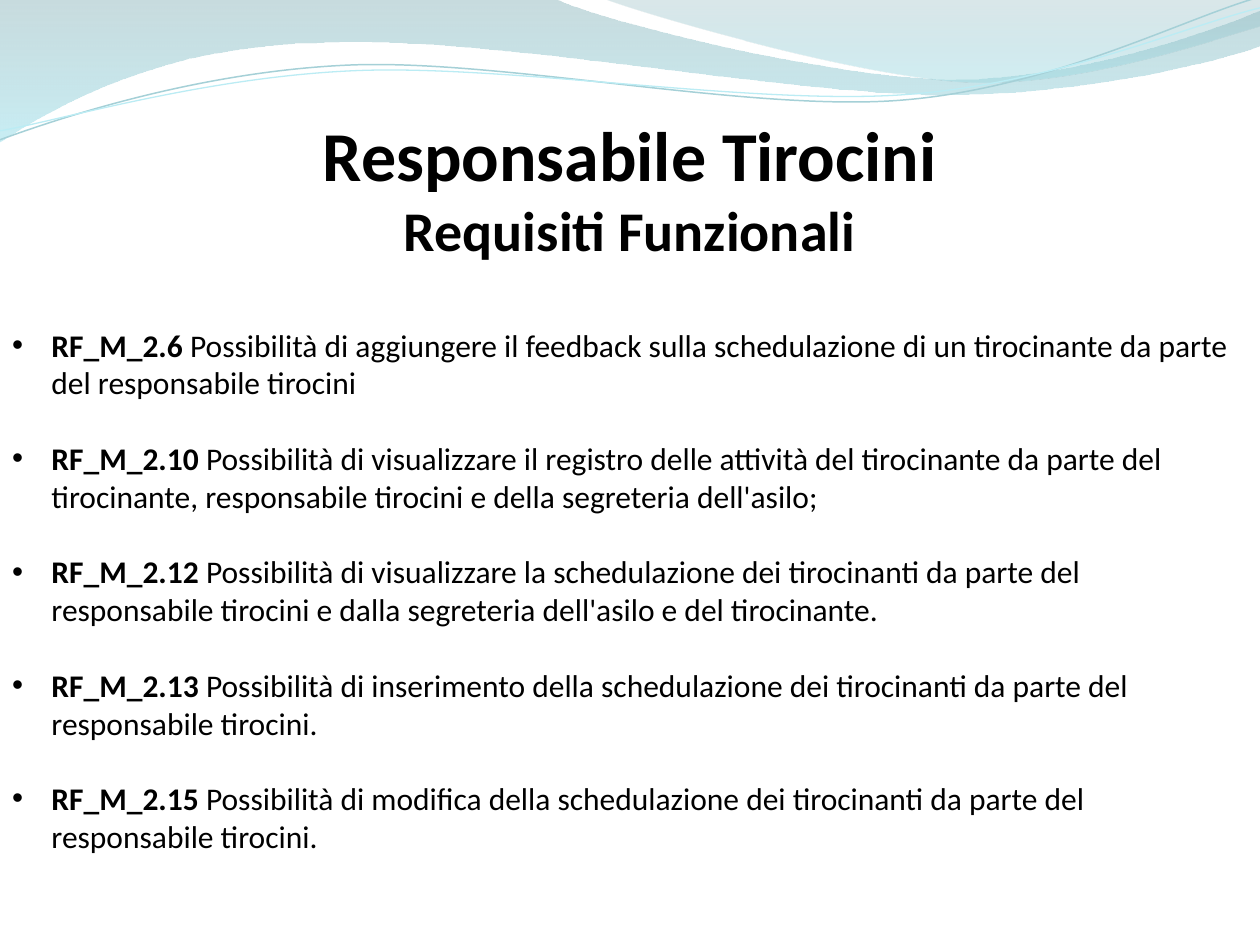
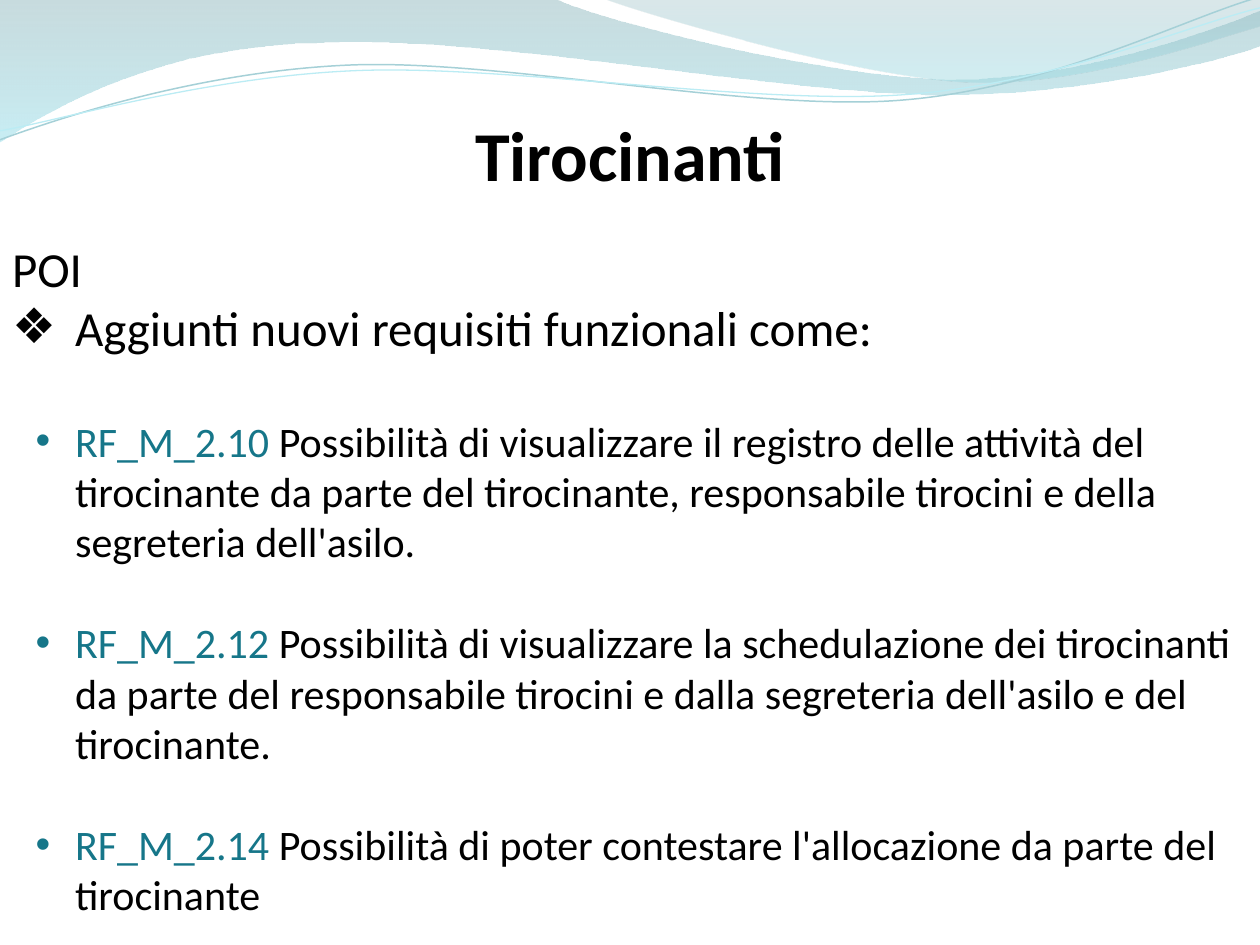
Before and after one commit to ammirate/at-silo, a slide deck: slide 5 of Presentazione/Atsilo2/Durante/Atsilo_M_PresentazioneFinale.pptx. Drawn at 1260x945 pixels with LibreOffice and Linux fonts; fonts in the diff are those of the drawing. Boxes give left, top, right and bottom in pixels: in the first picture for what was removed or moved away, otherwise in the second. Text is boxed around its words. In the diff, an @@ line names an element or a change of style, - is before the commit and + after.

```diff
--- a/Presentazione/Atsilo2/Durante/Atsilo_M_PresentazioneFinale.pptx
+++ b/Presentazione/Atsilo2/Durante/Atsilo_M_PresentazioneFinale.pptx
@@ text at [475,131,785,182]: text changed @@
-Responsabile Tirocini
-Requisiti Funzionali
+Tirocinanti
@@ text "POI": place and size @@
-text "POI" at [51,335,1227,853]
+text "POI" at [12,255,1230,911]
@@ text at [12,255,1156,565]: text changed; size 18 to 24 pt @@
-• RF_M_2.6 Possibilità di aggiungere il feedback sulla schedulazione di un tirocinante da parte del responsabile tirocini
-• RF_M_2.10 Possibilità di visualizzare il registro delle attività del tirocinante da parte del tirocinante, responsabile tirocini e della segreteria dell'asilo;
+POI
+❖ Aggiunti nuovi requisiti funzionali come:
+  • RF_M_2.10 Possibilità di visualizzare il registro delle attività del tirocinante da parte del tirocinante, responsabile tirocini e della segreteria dell'asilo.
@@ text at [75,628,1230,760]: size 18 to 24 pt in "RF_M_2.12 Possibilità di visualizzare la schedulazione dei ..."; text colour #000000 to #167689, bold off in "RF_M_2.12"; list level 1 to 2 in "RF_M_2.12 Possibilità di visualizzare la ..." @@
@@ text at [75,830,1216,911]: text changed; size 18 to 24 pt @@
-• RF_M_2.13 Possibilità di inserimento della schedulazione dei tirocinanti da parte del responsabile tirocini.
-• RF_M_2.15 Possibilità di modifica della schedulazione dei tirocinanti da parte del responsabile tirocini.
+  • RF_M_2.14 Possibilità di poter contestare l'allocazione da parte del tirocinante
```
Also in this commit, not shown: 4 other slides changed, 2 slides added, 2 slides removed.
